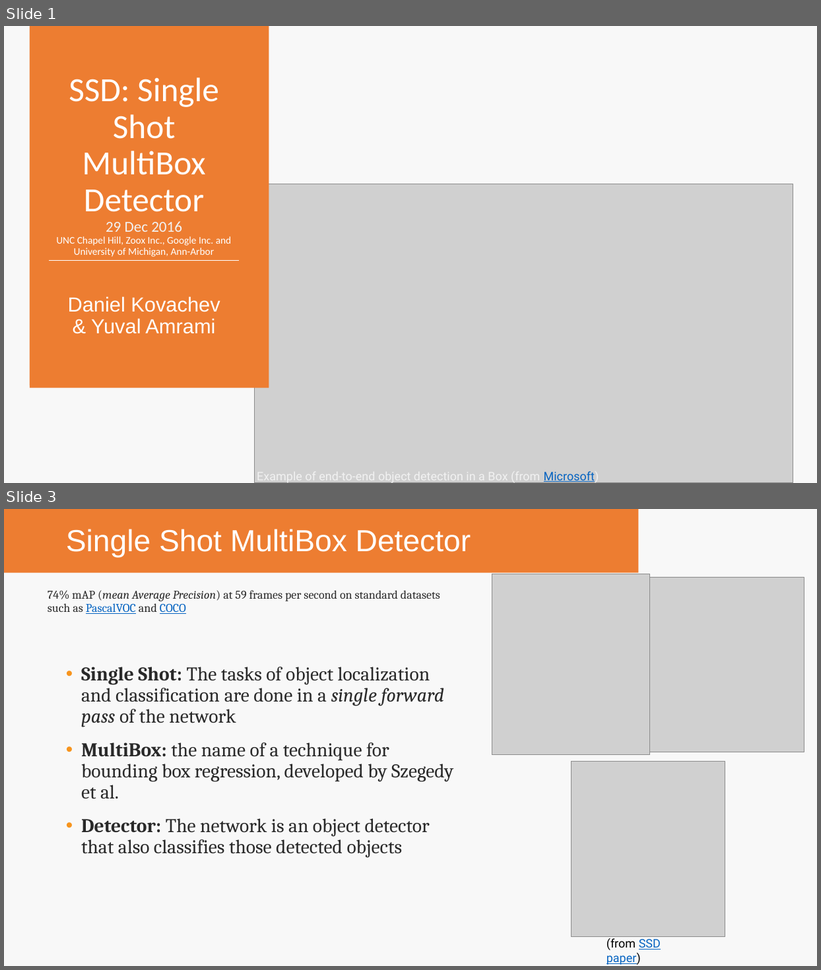
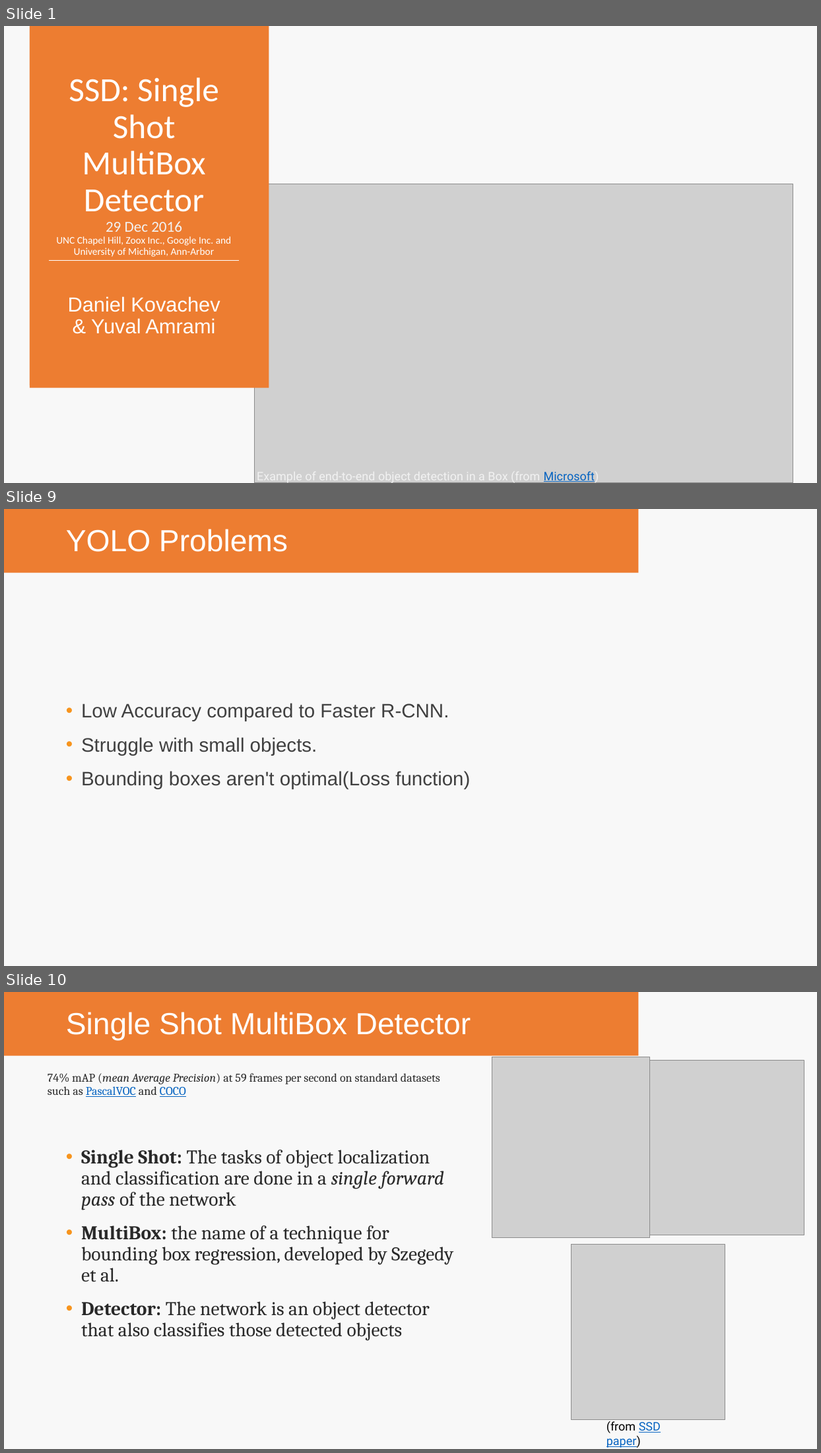
Before and after one commit to YuvalAmrami/DeepLearningEx2, a slide deck: presentation/מצגת מטמפלייט.pptx. Shown one above the other, each under a label of ours: slides 1 and 3 before the commit, slides 1, 9 and 10 after it; the slides between them are not shown. The pictures are 821x970 and 821x1453 pixels, drawn with LibreOffice and Linux fonts; fonts in the diff are those of the drawing; grey boxes stand for pictures; background and template pictures are left out. Boxes give left, top, right and bottom in pixels: in the first picture for what was removed or moved away, otherwise in the second. Text is boxed around its words. In the diff, an @@ line names an element or a change of style, - is before the commit and + after.

```diff
--- a/presentation/מצגת מטמפלייט.pptx
+++ b/presentation/מצגת מטמפלייט.pptx
@@ slide 9 added at [4, 509, 817, 966], background #F8F8F8; not listed: 1 template element that a slide beside it also shows @@
@@ title added at [66, 529, 288, 552], 36 pt, text #FFFFFF @@
+YOLO Problems
@@ text added at [81, 703, 470, 789], 23 pt, text #404040 @@
+• Low Accuracy compared to Faster R-CNN.
+• Struggle with small objects.
+• Bounding boxes aren't optimal(Loss function)
@@ what was slide 3 is now slide 10 @@
```
Also in this commit, not shown: 1 slide changed, 6 other slides added, 1 other file.
